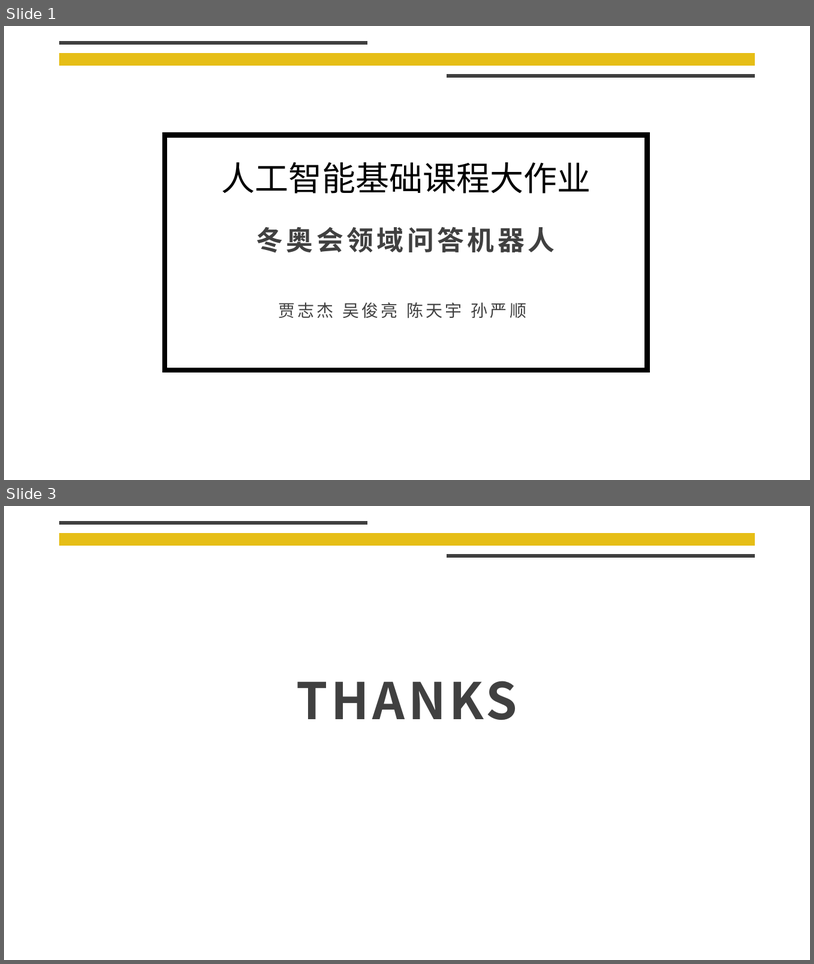
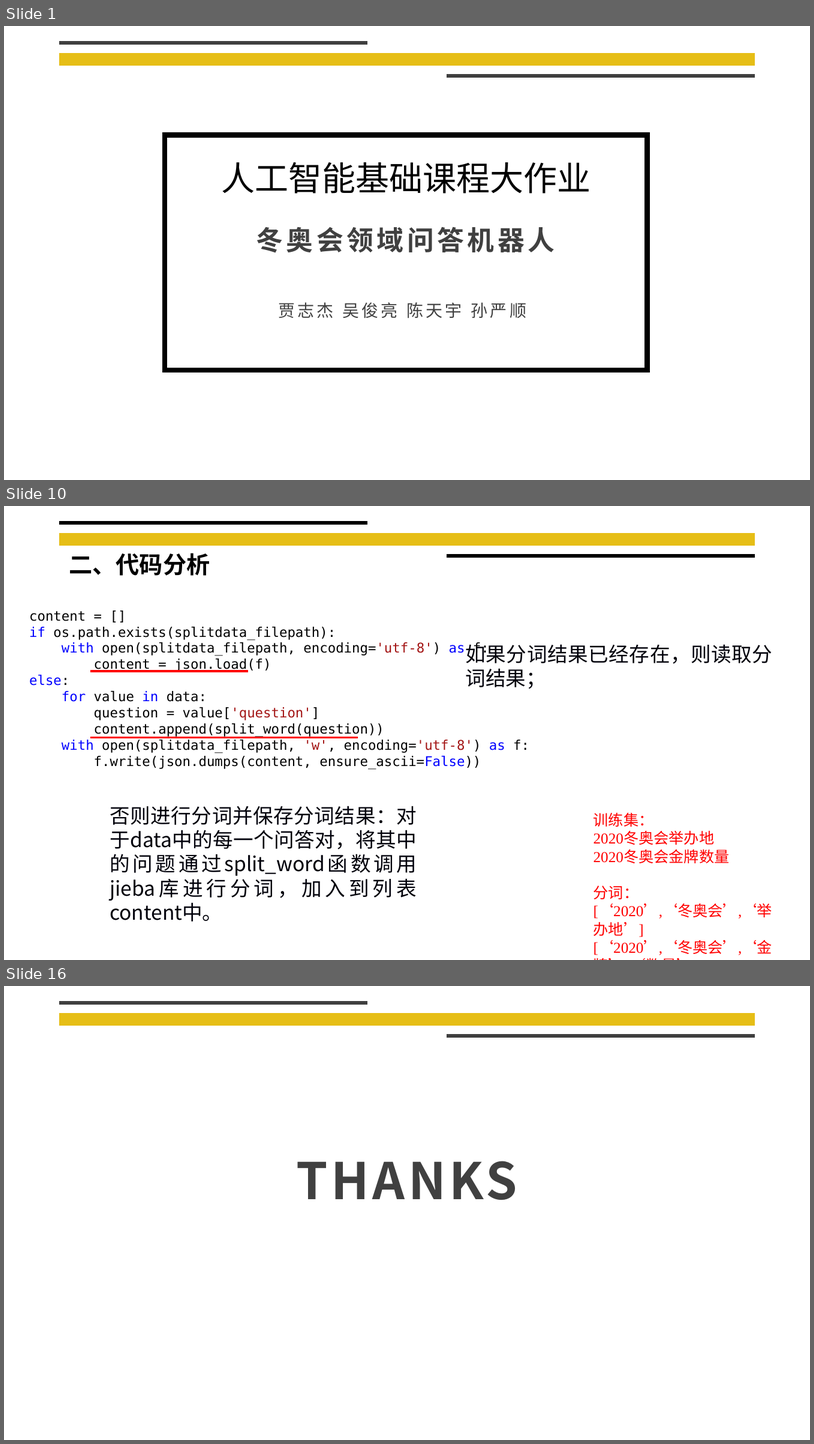
Before and after one commit to liangliang678/UCAS_AI, a slide deck: doc/实验展示.pptx. Shown one above the other, each under a label of ours: slides 1 and 3 before the commit, slides 1, 10 and 16 after it; the slides between them are not shown. The pictures are 814x964 and 814x1444 pixels, drawn with LibreOffice and Linux fonts; fonts in the diff are those of the drawing; background and template pictures are left out. Boxes give left, top, right and bottom in pixels: in the first picture for what was removed or moved away, otherwise in the second. Text is boxed around its words. In the diff, an @@ line names an element or a change of style, - is before the commit and + after.

```diff
--- a/doc/实验展示.pptx
+++ b/doc/实验展示.pptx
@@ slide 10 added at <box>4,506,810,960</box>, background #FFFFFF; not listed: 1 template element that a slide beside it also shows @@
@@ line added from (60, 523) to (368, 523), #000000 4.5 pt @@
@@ text added at <box>69,553,210,576</box>, 28 pt, text #000000, bold @@
+二、代码分析
@@ line added from (447, 556) to (755, 556), #000000 4.5 pt @@
@@ text added at <box>29,611,530,769</box>, 16 pt, text #000000 @@
+content = []
+if os.path.exists(splitdata_filepath):
+with open(splitdata_filepath, encoding='utf-8') as f:
+content = json.load(f)
+else:
+for value in data:
+question = value['question']
+content.append(split_word(question))
+with open(splitdata_filepath, 'w', encoding='utf-8') as f:
+f.write(json.dumps(content, ensure_ascii=False))
@@ text added at <box>466,642,773,688</box>, 24 pt, text #00000A @@
+如果分词结果已经存在，则读取分词结果；
@@ line added from (90, 671) to (248, 671), #FF0000 2.25 pt @@
@@ line added from (90, 737) to (358, 737), #FF0000 2.25 pt @@
@@ text added at <box>110,805,417,921</box>, 24 pt, text #00000A @@
+否则进行分词并保存分词结果：对于data中的每一个问答对，将其中的问题通过split_word函数调用jieba库进行分词，加入到列表content中。
@@ text added at <box>594,812,773,955</box>, 18 pt, text #FF0000 @@
+训练集：
+2020冬奥会举办地
+2020冬奥会金牌数量
+分词：
+[‘2020’,‘冬奥会’,‘举办地’]
+[‘2020’,‘冬奥会’,‘金牌’, ‘数量’]
@@ what was slide 3 is now slide 16 @@
```
Also in this commit, not shown: 13 other slides added, 1 slide removed, 2 other files.
